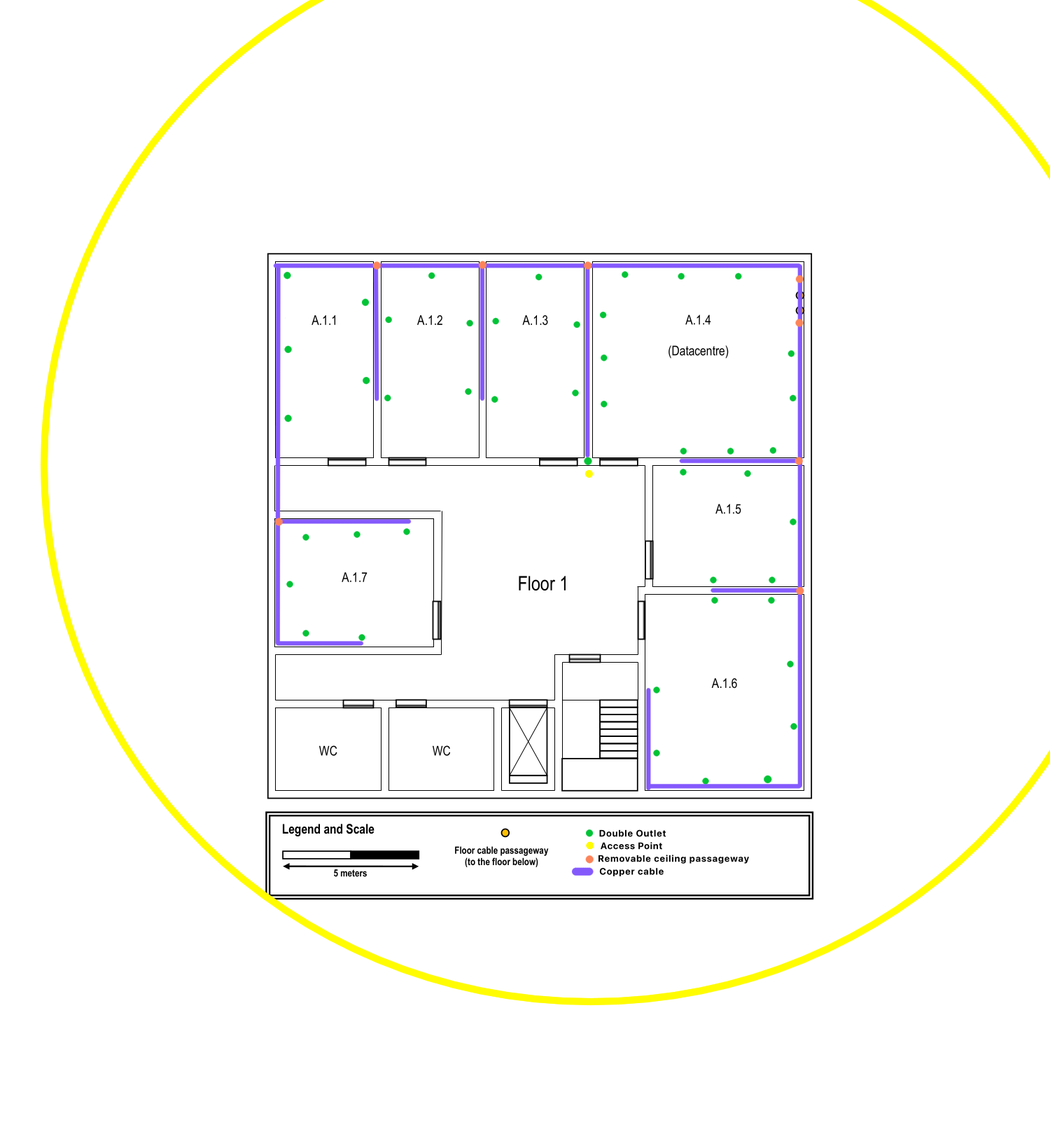
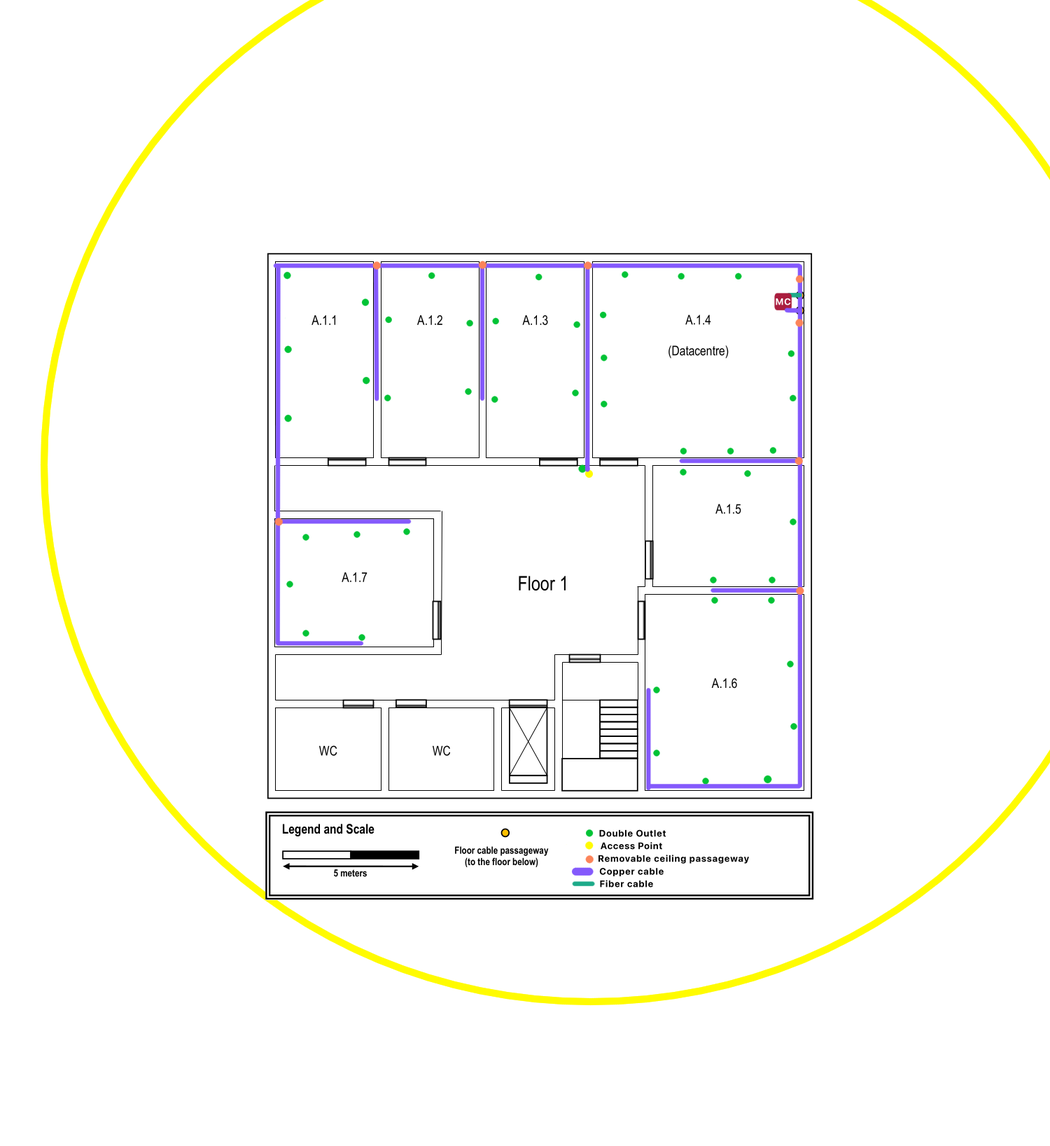
Before/after of a 1050×1146 layered artwork. What changed in the layer stack:
painted on "Vector Layer 2" (2nd of 2) over [565, 841, 654, 888]
added layer "Fiber" above "Copper" over [565, 292, 804, 888]
painted on "Copper" over [264, 292, 804, 901]
painted on "Access Points" over [264, 292, 804, 901]
painted on "Outlets" over [565, 292, 804, 850]
painted on "Background" over [264, 292, 804, 901]
